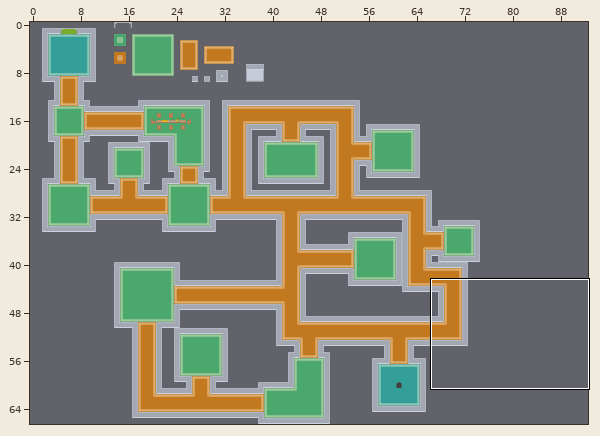
Tiled map: ProjectCRYPT/Content/dungeon1.tmx. Above: a wide view before the commit, with the close-up outlined.
Close-up. First the earlier version:
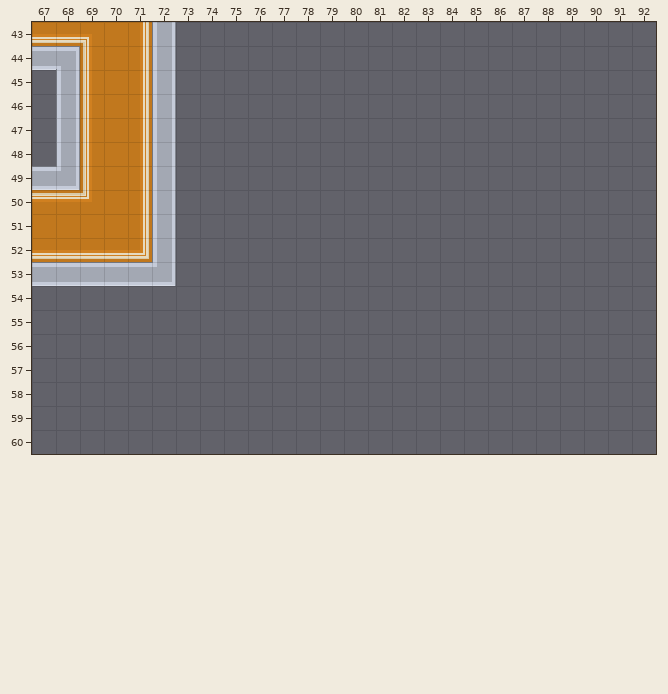
Cells are 16x16 px. Shown: x 67..92, y 43..60. The commit also changed other parts of the map, which this record leaves out.
The result:
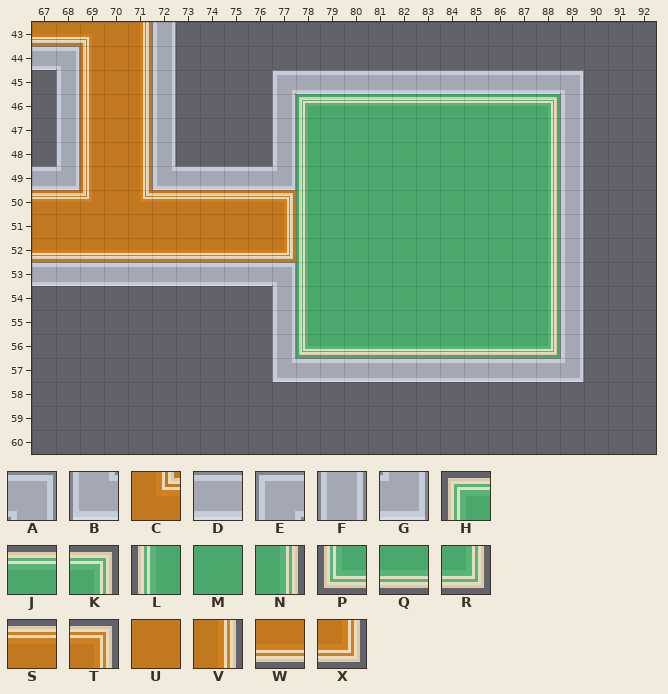
Key: from "Roguelike": A 715, B 771; from "orangecorners": C 2; from "roguelike": D 712, E 714, F 770, G 772, H 922, J 923, K 924, L 979, M 980, N 981, P 1036, Q 1037, R 1038, S 1094, T 1095, U 1151, V 1152, W 1208, X 1209.
_ is an empty cell, . an unchanged one.
Change:
--- layer "Ground"
@@ x 72..88 @@
-46 ......___________
-47 ......___________
-48 ......___________
-49 ......___________
-50 _________________
-51 _________________
-52 _________________
-53 ......___________
-54 ......___________
-55 ......___________
-56 ......___________
+46 ......MMMMMMMMMMM
+47 ......MMMMMMMMMMM
+48 ......MMMMMMMMMMM
+49 ......MMMMMMMMMMM
+50 UUUUUUMMMMMMMMMMM
+51 UUUUUUMMMMMMMMMMM
+52 UUUUUUMMMMMMMMMMM
+53 ......MMMMMMMMMMM
+54 ......MMMMMMMMMMM
+55 ......MMMMMMMMMMM
+56 ......MMMMMMMMMMM
--- layer "Ground Detail"
@@ x 71..88 @@
-46 .......___________
-47 ......._........._
-48 ......._........._
-49 ......._........._
-50 V_______........._
-51 V.....__........._
-52 X_______........._
-53 ......._........._
-54 ......._........._
-55 ......._........._
-56 .......___________
+46 .......HJJJJJJJJJK
+47 .......L.........N
+48 .......L.........N
+49 .......L.........N
+50 CSSSSSTL.........N
+51 _.....VL.........N
+52 WWWWWWXL.........N
+53 .......L.........N
+54 .......L.........N
+55 .......L.........N
+56 .......PQQQQQQQQQR
--- layer "Walls"
@@ x 72..89 @@
-45 ....._____________
-46 ....._..........._
-47 ....._..........._
-48 ....._..........._
-49 F_____..........._
-50 F................_
-51 F................_
-52 F................_
-53 G_____..........._
-54 ....._..........._
-55 ....._..........._
-56 ....._..........._
-57 ....._____________
+45 .....EDDDDDDDDDDDA
+46 .....F...........F
+47 .....F...........F
+48 .....F...........F
+49 BDDDDG...........F
+50 _................F
+51 _................F
+52 _................F
+53 DDDDDA...........F
+54 .....F...........F
+55 .....F...........F
+56 .....F...........F
+57 .....BDDDDDDDDDDDG
Pixel boxes of the changes (left, top, right, bottom) in both close-ups:
changed: (140, 70, 584, 382)
